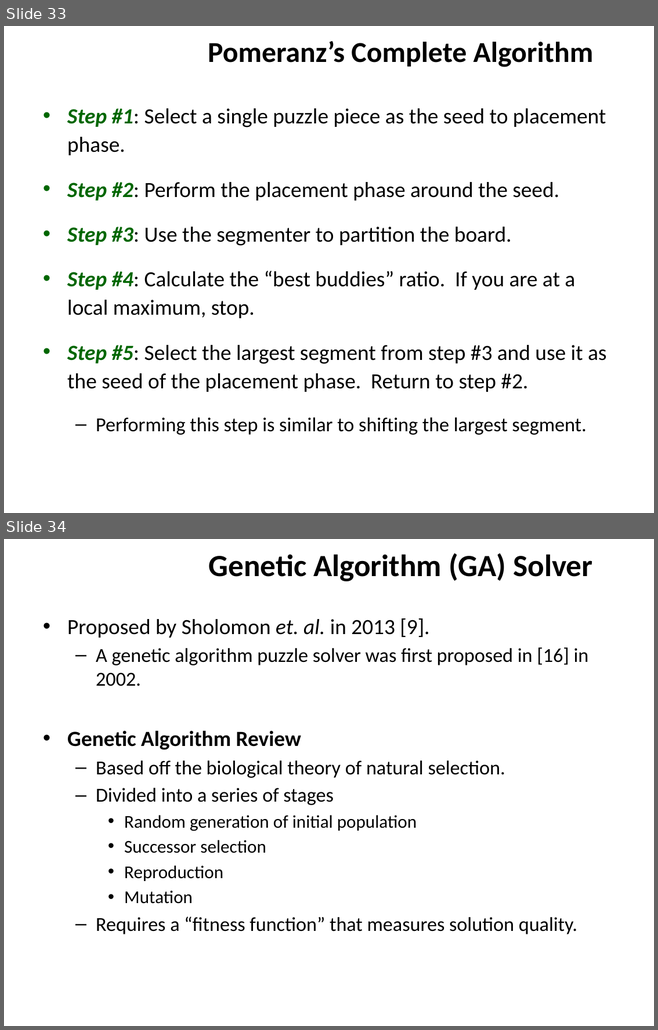
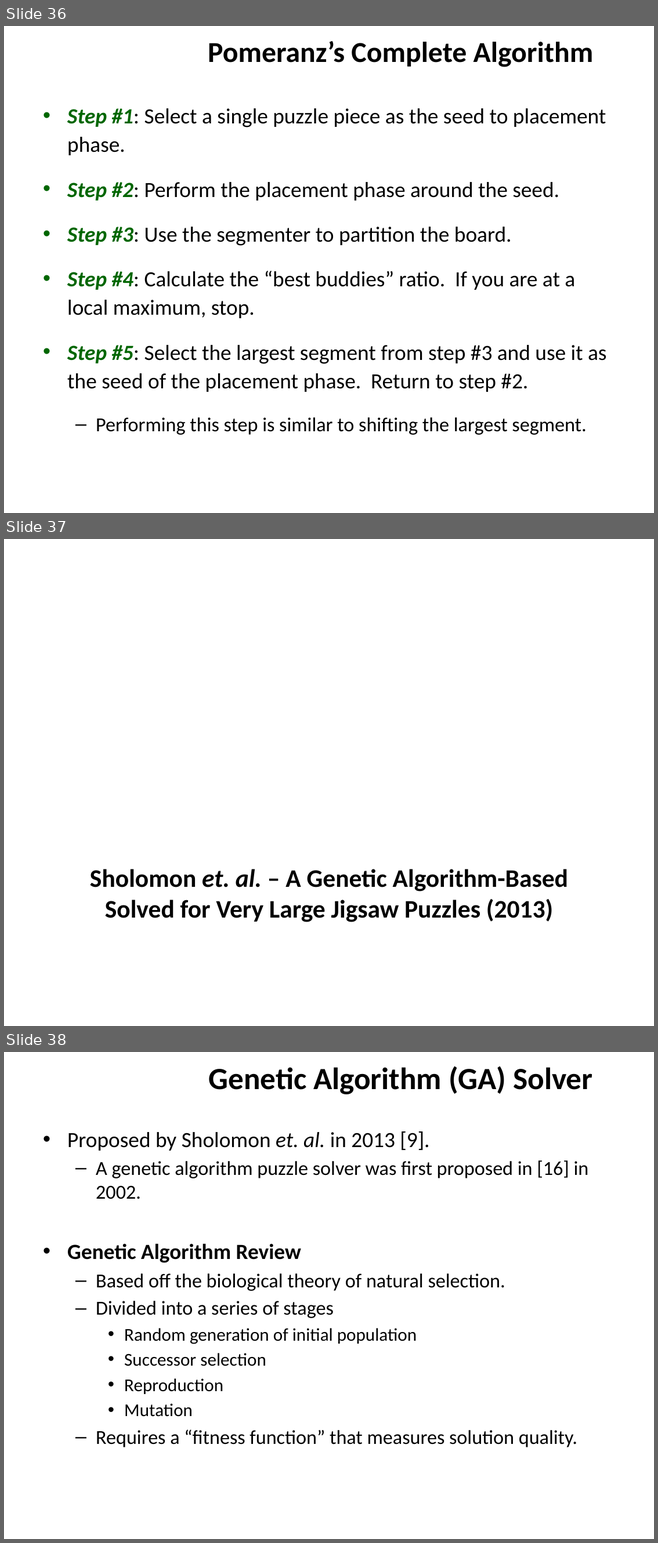
Before and after one commit to ZaydH/sjsu_thesis, a slide deck: Papers/Zayd_Hammoudeh_-_Square_Jigsaw_Puzzle_Problem_Literature_Review.pptx. Shown one above the other, each under a label of ours: slides 33 and 34 before the commit, slides 36, 37 and 38 after it. The pictures are 658x1030 and 658x1543 pixels, drawn with LibreOffice and Linux fonts; fonts in the diff are those of the drawing; background and template pictures are left out. Boxes give left, top, right and bottom in pixels: in the first picture for what was removed or moved away, otherwise in the second. Text is boxed around its words. In the diff, an @@ line names an element or a change of style, - is before the commit and + after.

```diff
--- a/Papers/Zayd_Hammoudeh_-_Square_Jigsaw_Puzzle_Problem_Literature_Review.pptx
+++ b/Papers/Zayd_Hammoudeh_-_Square_Jigsaw_Puzzle_Problem_Literature_Review.pptx
@@ slide 37 added at (4, 539, 654, 1026), background picture (left out) @@
@@ title added at (90, 869, 568, 922), 28 pt, text #000000, bold @@
+Sholomon et. al. – A Genetic Algorithm-Based Solved for Very Large Jigsaw Puzzles (2013)
@@ what was slide 33 is now slide 36 @@
@@ what was slide 34 is now slide 38 @@
```
Also in this commit, not shown: 1 slide changed, 13 other slides added, 1 slide removed, 1 other file.
